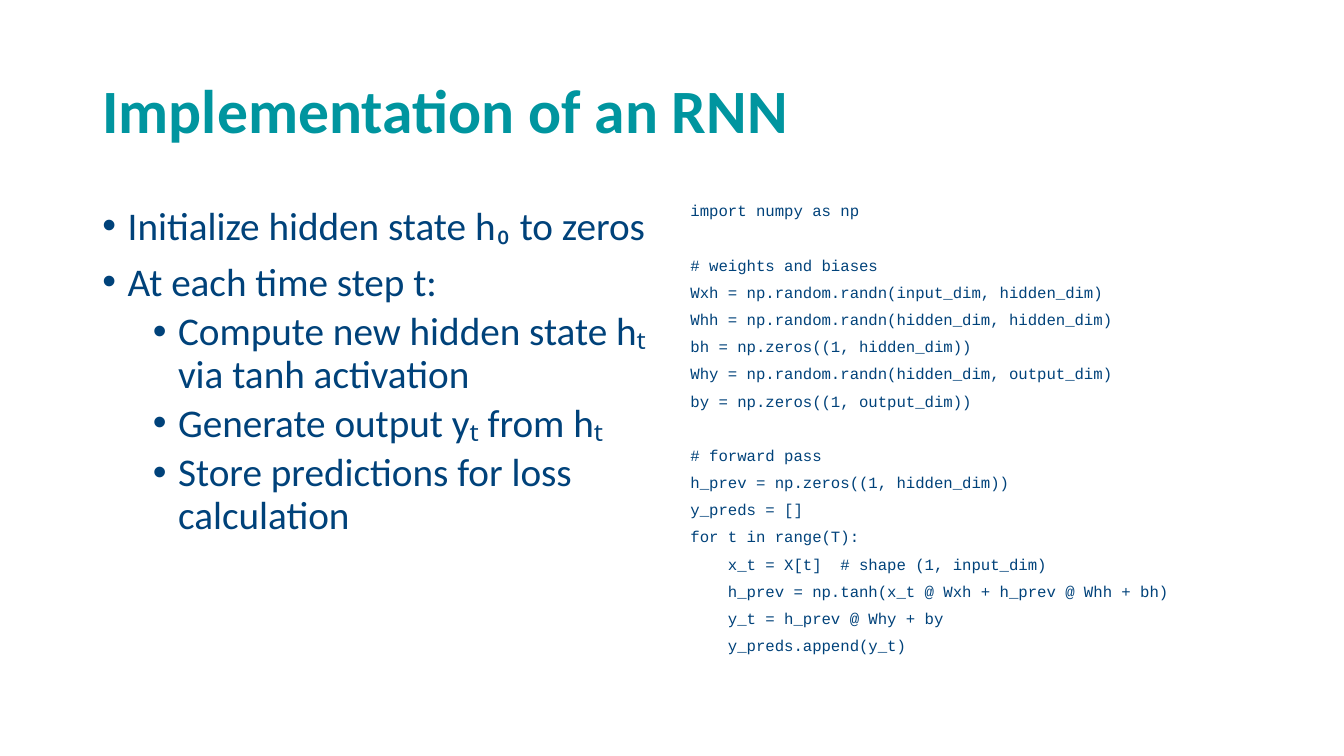
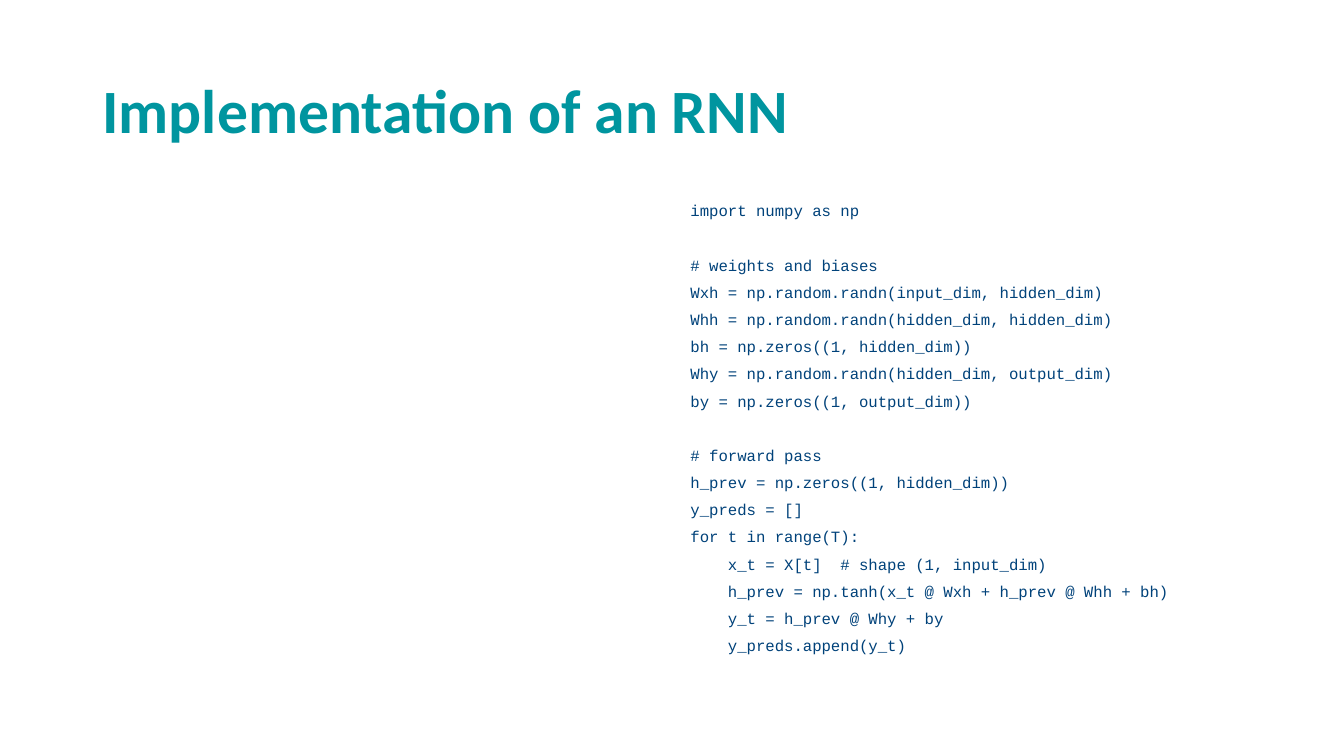
Before and after one commit to andrewcparnell/STAT41130, a slide deck: slide 8 of slides/day 3/D3C1_RNNs.pptx. Drawn at 1344x756 pixels with LibreOffice and Linux fonts; fonts in the diff are those of the drawing; grey boxes stand for pictures; background and template pictures are left out. Boxes give left, top, right and bottom in pixels: in the first picture for what was removed or moved away, otherwise in the second. Text is boxed around its words. In the diff, an @@ line names an element or a change of style, - is before the commit and + after.

```diff
--- a/slides/day 3/D3C1_RNNs.pptx
+++ b/slides/day 3/D3C1_RNNs.pptx
@@ text removed at (128,212,645,530) @@
-• Initialize hidden state h₀ to zeros
-• At each time step t:
-  • Compute new hidden state hₜ via tanh activation
-  • Generate output yₜ from hₜ
-  • Store predictions for loss calculation
```
Also in this commit, not shown: 2 other slides changed, 5 other files.
